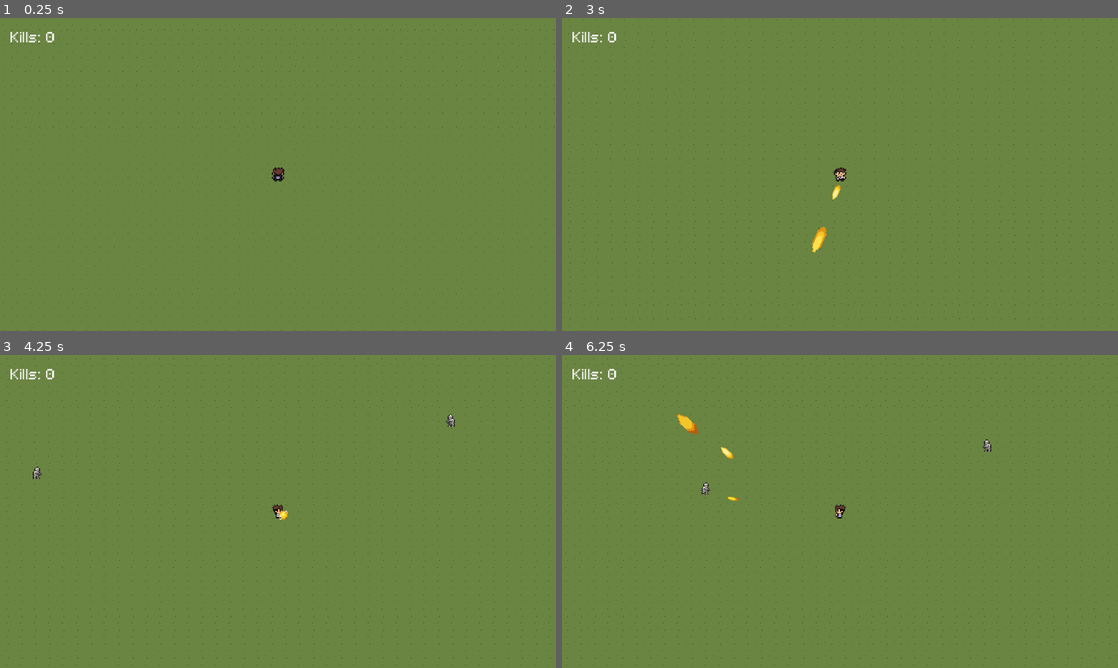
Above: before the commit, frames 1-4 (two rows, left to right).
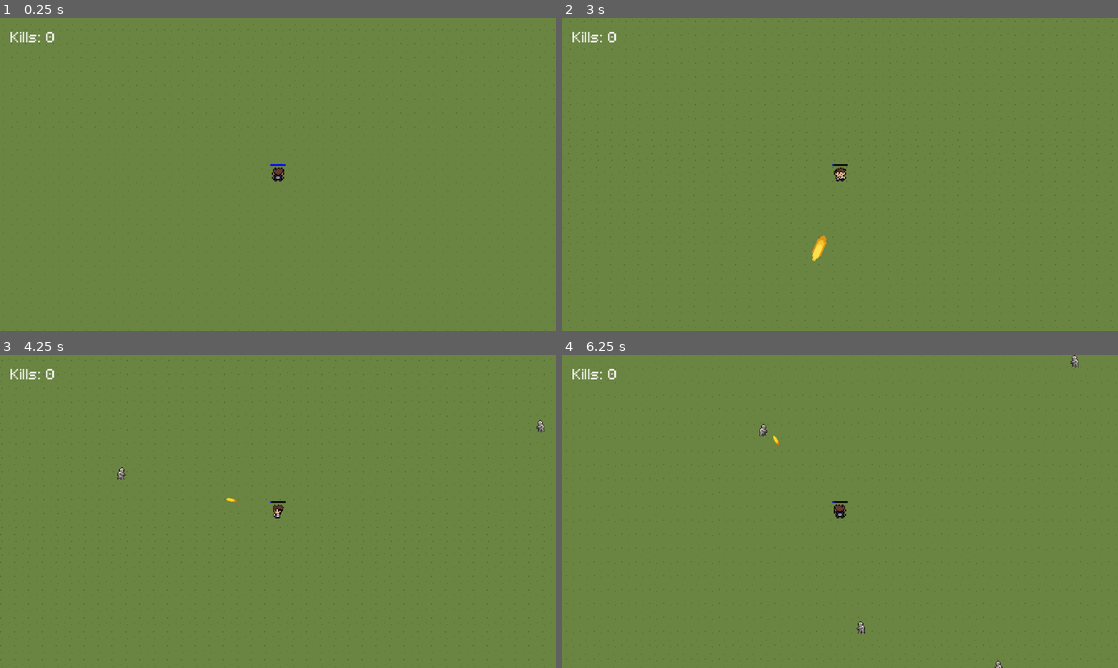
Above: after the commit, the same moments.

Repository: mp1707/godot-survivors-game
Game: Godot game, scene res://scenes/main.tscn
Two runs of this game, one before a commit and one after it. Both use one fixed random seed, a clock stepped at 60 frames per second and the inputs below.
Inputs (mouse positions are in pixels of both pictures, inside the frame that each line leads up to):
- Up to frame 1 (0.25 s): no input
- Up to frame 2 (3 s): tap Enter at 0.5 s; move the mouse to (962, 158) at 0.52 s; hold D (move_right) 0.53-1.28 s; hold E (active_ability) 0.53-1.28 s; click (962, 158) at 0.67 s; tap Space at 1.25 s; move the mouse to (728, 190) at 1.27 s; hold Down (move_down) 1.28-2.03 s; tap E (active_ability) at 1.35, 2.85 s; move the mouse to (895, 105) at 2.02 s; hold D (move_right) 2.03-2.78 s; hold E (active_ability) 2.03-2.78 s; move the mouse to (812, 237) at 2.77 s; hold W (move_up) from 2.78 s (still down); click (812, 237) at 2.92 s
- Up to frame 3 (4.25 s): move the mouse to (444, 558) at 3.52 s; release W (move_up) at 3.53 s; hold A (move_left) from 3.53 s (still down); hold E (active_ability) from 3.53 s (still down)
- Up to frame 4 (6.25 s): move the mouse to (673, 464) at 4.27 s; release E (active_ability) at 4.28 s; tap E (active_ability) at 4.35, 5.85 s; move the mouse to (867, 511) at 5.02 s; release A (move_left) at 5.03 s; hold Down (move_down) 5.03-5.78 s; hold E (active_ability) 5.03-5.78 s; click (867, 511) at 5.17 s; move the mouse to (756, 433) at 5.77 s; hold D (move_right) from 5.78 s (still down)

The runs differ from the first frame. In frame 1, less than 0.1% of the frame differs, in the area x 48-52%, y 46-48%; in frame 2, 1.2%; in frame 3, 1.3%; in frame 4, 1.6%, in the area x 0-100%, y 0-100%.

Commit message:
Add mana bar system with charged shot cost and preview

Diff:
--- a/scenes/enemies/ghoul.tscn
+++ b/scenes/enemies/ghoul.tscn
@@ -54,5 +54,5 @@
 position = Vector2(1, 1)
 shape = SubResource("CapsuleShape2D_rhry4")
 
-[node name="HitReaction" type="Node" parent="."]
+[node name="HitReaction" type="Node" parent="." unique_id=850013347]
 script = ExtResource("3_hitreaction")
--- a/scenes/player.tscn
+++ b/scenes/player.tscn
@@ -4,6 +4,7 @@
 [ext_resource type="Script" uid="uid://c0te4bt2fcja7" path="res://scripts/player/player.gd" id="1_g2els"]
 [ext_resource type="Script" uid="uid://c71jwhh35wv3u" path="res://scripts/player/player_health_bar.gd" id="3_qhqgy"]
 [ext_resource type="Script" uid="uid://yc0k8852pd4l" path="res://scripts/combat/hit_reaction_2d.gd" id="4_hitreaction"]
+[ext_resource type="Script" uid="uid://ne63cm1e4tlt" path="res://scripts/player/player_mana_bar.gd" id="4_tuyoq"]
 [ext_resource type="Script" uid="uid://bndpiyx3ivqye" path="res://scripts/player/player_weapon_system.gd" id="5_weaponsys"]
 
 [sub_resource type="AtlasTexture" id="AtlasTexture_g2els"]
@@ -170,6 +171,9 @@
 [node name="HealthBar" type="Node2D" parent="." unique_id=952384356]
 script = ExtResource("3_qhqgy")
 
+[node name="ManaBar" type="Node2D" parent="." unique_id=561761482]
+script = ExtResource("4_tuyoq")
+
 [node name="HitReaction" type="Node" parent="." unique_id=1994737622]
 script = ExtResource("4_hitreaction")
 
--- a/scripts/player/player.gd
+++ b/scripts/player/player.gd
@@ -2,7 +2,9 @@
 class_name Player
 
 signal health_changed(current: int, max: int)
+signal mana_changed(current: float, max: int)
 signal died()
+
 
 @export var max_health: int = 100
 @export var damage_invuln_time: float = 0.25
@@ -10,28 +12,38 @@
 @export var knockback_decay: float = 700.0
 @export var hit_flash_time: float = 0.08
 
+@export var max_mana: int = 100
+@export var mana_regen_per_second: float = 1.0
+
 @export var speed: float = 150.0
 @export var shoot_anim_duration: float = 0.3
 @export var mouse_move_deadzone: float = 6.0
 
 @onready var _animated_sprite: AnimatedSprite2D = $AnimatedSprite2D as AnimatedSprite2D
 @onready var _health_bar: PlayerHealthBar = $HealthBar as PlayerHealthBar
+@onready var _mana_bar: PlayerManaBar = $ManaBar as PlayerManaBar
 @onready var _hit_reaction: HitReaction2D = $HitReaction as HitReaction2D
 @onready var _weapon_system: PlayerWeaponSystem = $WeaponSystem as PlayerWeaponSystem
 
 var _shoot_anim_time_left: float = 0.0
 var _health: int = 0
 var _damage_invuln_left: float = 0.0
+var _mana: float = 0.0
 var _is_dead: bool = false
 
 func _ready() -> void:
 	_health = max_health
+	_mana = float(max_mana)
 	_hit_reaction.knockback_decay = knockback_decay
 	health_changed.connect(_on_health_changed)
+	mana_changed.connect(_on_mana_changed)
+	_weapon_system.charging_state_changed.connect(_on_charging_state_changed)
 	health_changed.emit(_health, max_health)
+	mana_changed.emit(_mana, max_mana)
 	_weapon_system.shoot_animation_requested.connect(_play_shoot_animation)
 
 func _physics_process(delta: float) -> void:
+
 	if _is_dead:
 		velocity = Vector2.ZERO
 		move_and_slide()
@@ -41,6 +53,11 @@
 		_damage_invuln_left = max(_damage_invuln_left - delta, 0.0)
 
 	_weapon_system.physics_update(delta)
+
+	if _weapon_system.is_charging() == false:
+		_mana = min(_mana + mana_regen_per_second * delta, float(max_mana))
+		mana_changed.emit(_mana, max_mana)
+
 	_hit_reaction.physics_step(delta)
 	_update_shoot_anim_timer(delta)
 
@@ -126,6 +143,13 @@
 	var ratio: float = float(current) / float(max_value)
 	_health_bar.set_ratio(ratio)
 
+func _on_mana_changed(current: float, max_value: int) -> void:
+	var ratio: float = float(current) / float(max_value)
+	_mana_bar.set_ratio(ratio)
+
+func _on_charging_state_changed(is_charging: bool) -> void:
+	_mana_bar.set_preview(is_charging, _weapon_system.charged_mana_cost, max_mana)
+
 func _play_shoot_animation(dir: Vector2) -> void:
 	_set_shoot_animation(dir)
 	_animated_sprite.play()
@@ -142,3 +166,20 @@
 
 func _on_attack_timer_timeout() -> void:
 	_weapon_system.fire_basic_attack()
+
+func has_mana(amount: int) -> bool:
+	if amount <= _mana:
+		return true
+	else:
+		return false
+
+func consume_mana(amount: int) -> bool:
+	if has_mana(amount) == false:
+		return false
+
+	_mana = _mana - amount
+	mana_changed.emit(_mana, max_mana)
+	return true
+
+func get_mana_ratio() -> float:
+	return _mana / max_mana
--- a/scripts/player/player_health_bar.gd
+++ b/scripts/player/player_health_bar.gd
@@ -3,7 +3,7 @@
 
 @export var bar_width: float = 18.0
 @export var bar_height: float = 2.0
-@export var y_offset: float = -12.0
+@export var y_offset: float = -16.0
 
 var _ratio: float = 1.0
 
--- /dev/null
+++ b/scripts/player/player_mana_bar.gd
@@ -0,0 +1,47 @@
+extends Node2D
+class_name PlayerManaBar
+
+@export var bar_width: float = 18.0
+@export var bar_height: float = 2.0
+@export var y_offset: float = -12.0
+@export var blink_speed: float = 8.0
+
+var _ratio: float = 1.0
+var _preview_active: bool = false
+var _preview_ratio: float = 0.0
+var _blink_time: float = 0.0
+
+func _ready() -> void:
+	position = Vector2(0.0, y_offset)
+	z_as_relative = false
+	z_index = 1000
+	set_process(true)
+
+func _process(delta: float) -> void:
+	if _preview_active:
+		_blink_time += delta
+		queue_redraw()
+
+func set_preview(active: bool, preview_cost: int, max_mana: int) -> void:
+	_preview_active = active
+	_preview_ratio = clamp(float(preview_cost) / float(max_mana), 0.0, 1.0)
+	if not active:
+		_blink_time = 0.0
+	queue_redraw()
+
+func set_ratio(value: float) -> void:
+	_ratio = clamp(value, 0.0, 1.0)
+	queue_redraw()
+
+func _draw() -> void:
+	var top_left: Vector2 = Vector2(-bar_width * 0.5, 0.0)
+	var fill_width: float = bar_width * _ratio
+
+	draw_rect(Rect2(top_left, Vector2(bar_width, bar_height)), Color.BLACK)
+	draw_rect(Rect2(top_left, Vector2(fill_width, bar_height)), Color.BLUE)
+
+	if _preview_active and fill_width > 0.0:
+		var overlay_width: float = min(bar_width * _preview_ratio, fill_width)
+		var overlay_x: float = top_left.x + fill_width - overlay_width
+		var alpha: float = 0.45 + 0.55 * (0.5 + 0.5 * sin(_blink_time * blink_speed))
+		draw_rect(Rect2(Vector2(overlay_x, top_left.y), Vector2(overlay_width, bar_height)), Color(0.5, 0.9, 1.0, alpha))
--- a/scripts/player/player_weapon_system.gd
+++ b/scripts/player/player_weapon_system.gd
@@ -2,6 +2,7 @@
 class_name PlayerWeaponSystem
 
 signal shoot_animation_requested(dir: Vector2)
+signal charging_state_changed(is_charging: bool)
 
 const LASER_SCENE: PackedScene = preload("res://scenes/abilities/laser_projectile.tscn")
 const CHARGED_BLAST_SCENE: PackedScene = preload("res://scenes/abilities/charged_laser_blast.tscn")
@@ -12,6 +13,7 @@
 @export var charged_max_damage: int = 14
 @export var charged_min_scale: float = 1.0
 @export var charged_max_scale: float = 3.0
+@export var charged_mana_cost: int = 30
 
 var _is_charging: bool = false
 var _charge_time: float = 0.0
@@ -77,7 +79,10 @@
 
 func _handle_charge_input(delta: float) -> void:
 	if Input.is_action_just_pressed("active_ability"):
+		if not _player.has_mana(charged_mana_cost):
+			return
 		_is_charging = true
+		charging_state_changed.emit(_is_charging)
 		_charge_time = 0.0
 		_start_charge_vfx()
 
@@ -87,9 +92,11 @@
 		_update_charge_vfx()
 
 	if _is_charging and Input.is_action_just_released("active_ability"):
+		_player.consume_mana(charged_mana_cost)
 		_fire_charged_blast()
 		_stop_charge_vfx()
 		_is_charging = false
+		charging_state_changed.emit(_is_charging)
 		_charge_time = 0.0
 
 func _fire_charged_blast() -> void:
Not shown: 1 places in scenes/enemies/ghoul.tscn that only renumber resources
Not shown, added: scripts/player/player_mana_bar.gd.uid
